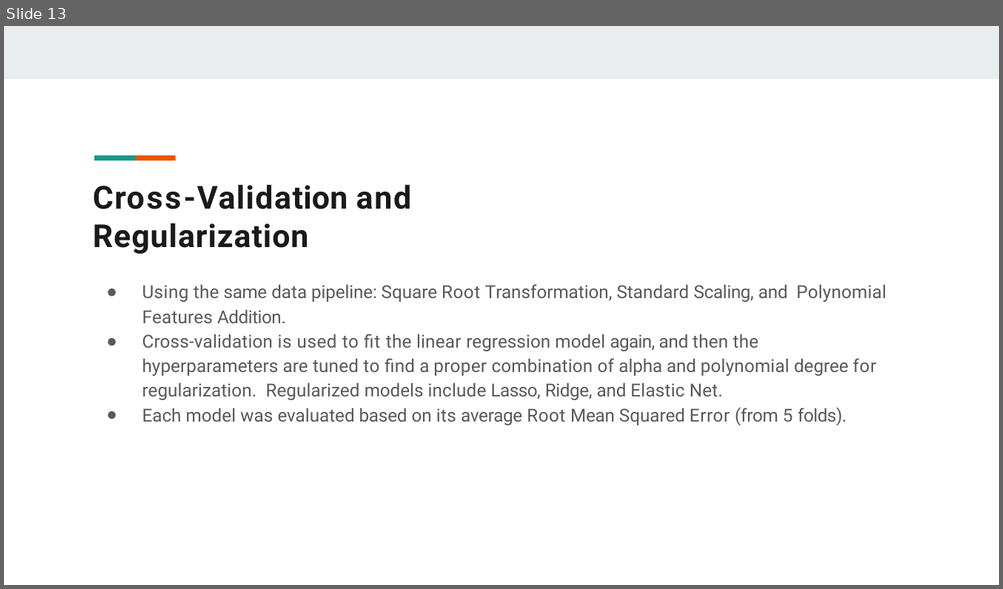
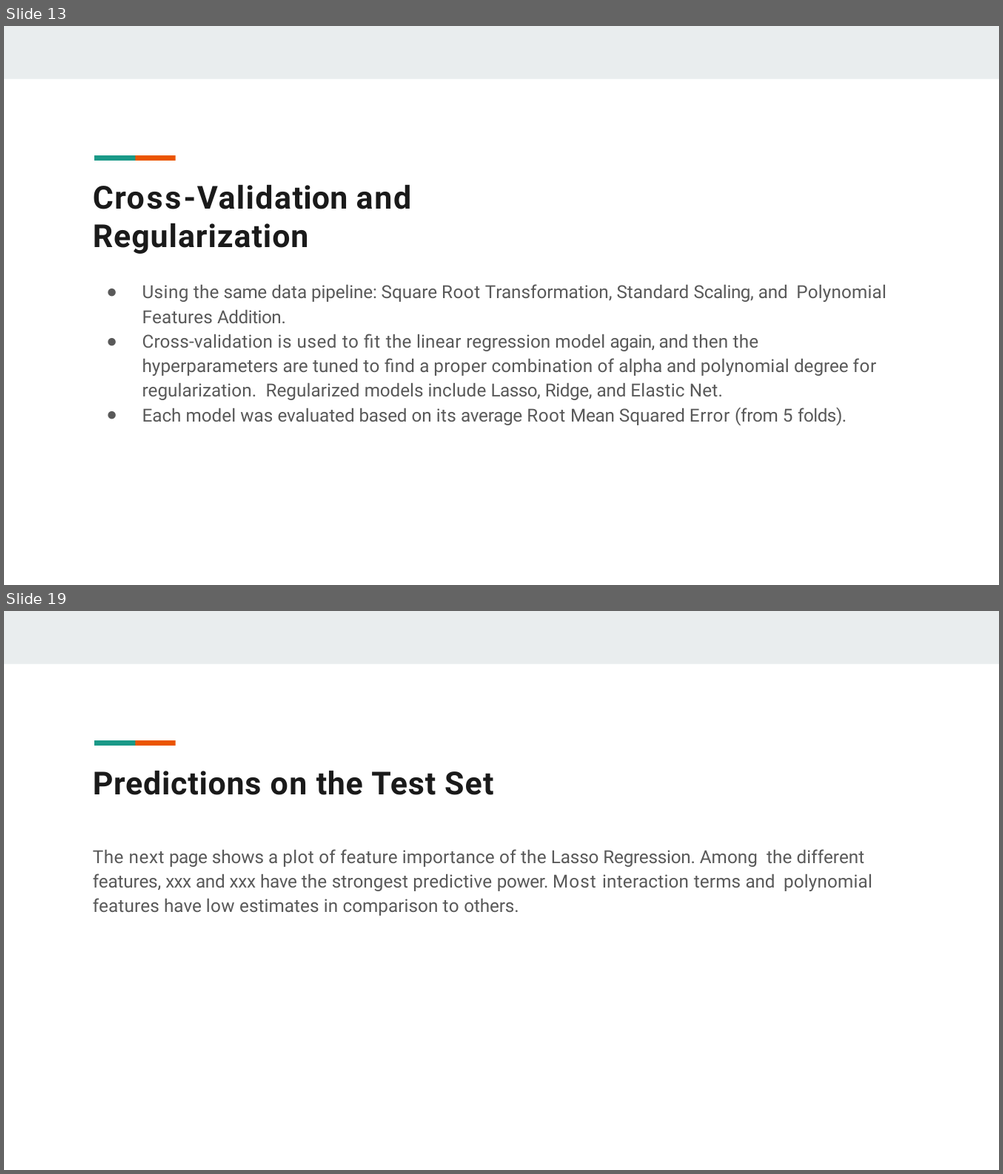
Before and after one commit to moqa19/IBM-Machine-Learning, a slide deck: Project-2-Report.pptx. Shown one above the other, each under a label of ours: slide 13 before the commit, slides 13 and 19 after it; the slides between them are not shown. The pictures are 1003x589 and 1003x1174 pixels, drawn with LibreOffice and Linux fonts; fonts in the diff are those of the drawing. Boxes give left, top, right and bottom in pixels: in the first picture for what was removed or moved away, otherwise in the second. Text is boxed around its words. In the diff, an @@ line names an element or a change of style, - is before the commit and + after.

```diff
--- a/Project-2-Report.pptx
+++ b/Project-2-Report.pptx
@@ slide 19 added at box(4, 611, 999, 1170), background #FFFFFF; not listed: 3 template elements that a slide beside it also shows @@
@@ title added at box(93, 770, 494, 795), 23 pt, text #1A1A1A, bold @@
+Predictions on the Test Set
@@ text added at box(93, 849, 872, 916), 13 pt, text #595959 @@
+The next page shows a plot of feature importance of the Lasso Regression. Among the different features, xxx and xxx have the strongest predictive power. Most interaction terms and polynomial features have low estimates in comparison to others.
```
Also in this commit, not shown: 9 slides changed, 1 other slide added, 1 other file.
